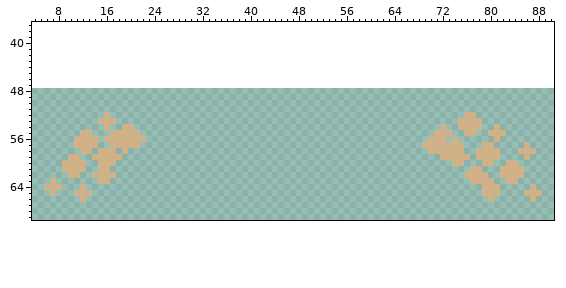
Sprite sheet, stored at Assets/enemies/Olmec/enemies_olmechead_attack_1_effect4.png. The picture above is the old version.
The file is 92x22 pixels. Shown: x 4..90, y 37..69. The old version is drawn lined up with the new one, on the new canvas.
Now the later version:
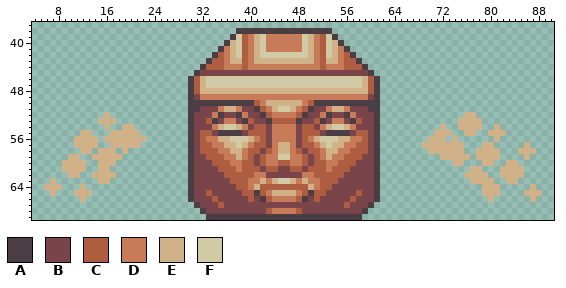
Palette (. is transparent): A #4b3d44  B #79444a  C #ae5d40  D #c77b58  E #d1b187  F #d2c9a5
The exact change:
canvas 92x22 -> 93x70, the old top-left corner now at 0,48
Changed rows in their new state; - is an unchanged pixel.
first column x 30:
38 --------AAAAAAAAAAAAAAAA--------
39 -------AFCDEFDDDDDDFEDCFA-------
40 ------AEFCDEFDDDDDDFEDCFEA------
41 -----ADEFCDEFDDDDDDFEDCFEDA-----
42 ----ACDEFCDEFFFFFFFFEDCFEDCA----
43 ---ACCDEECDEEEEEEEEEEDCEEDCCA---
44 --ACCCDDDCDDDDDDDDDDDDCDDDCCCA--
45 -ABBBBBBBBBBBBBBBBBBBBBBBBBBBBA-
46 ACEFFFFFFFFFFFFFFFFFFFFFFFFFFECA
47 ACEFFFFFFFFFFFFFFFFFFFFFFFFFFECA
48 ACEEEEEEEEEEEEEEEEEEEEEEEEEEEECA
49 ABDDDDDDDDDDDDDDDDDDDDDDDDDDDDBA
50 AAAAAAAAAAACDEEEEEEDCAAAAAAAAAAA
51 AABBBDEEDBBACDEFFEDCABBDEEDBBBAA
52 ABBBDABBADBBACDDDDCABBDABBADBBBA
53 ABBCABDDBACBBACCCCABBCABDDBACBBA
54 ABBBDEFFEDBCCBDDDDBCCBDEFFEDBBBA
55 ABCCBAAAABCCCBDDDDBCCCBAAAABCCBA
56 ABCDDEEFFFEDCBDDDDBCDEFFFEEDDCBA
57 ABCCDDEEFEDCCBDEEDBCCDEFEEDDCCBA
58 ABCCCDDEEDCCBCDEEDCBCCDEEDDCCCBA
59 ABBCCCDDEDCBCDDFFDDCBCDEDDCCCBBA
60 ABBBCCCDDCCBCDDCCDDCBCCDDCCCBBBA
61 ABBBBCCCDCCCBCCBBCCBCCCDCCCBBBBA
62 ABBBBBCCCCCDDBBBBBBDDCCCCCBBBBBA
63 ABBBBBBCCCDDEDEFFEDEDDCCCBBBBBBA
64 ABBBBBBBCCDECCCCCCCCEDCCBBBBBBBA
65 ABBCBBBBBCCACDEEEEDCACCBBBBBCBBA
66 ABBBCBBBBBCBACDDDDCABCBBBBBCBBBA
67 -ABBBCBBBBBBBBBBBBBBBBBBBBCBBBA-
68 --ABBBBBBBBBBCDDDDCBBBBBBBBBBA--
69 ---AAAAAAAAAAAAAAAAAAAAAAAAAA---
